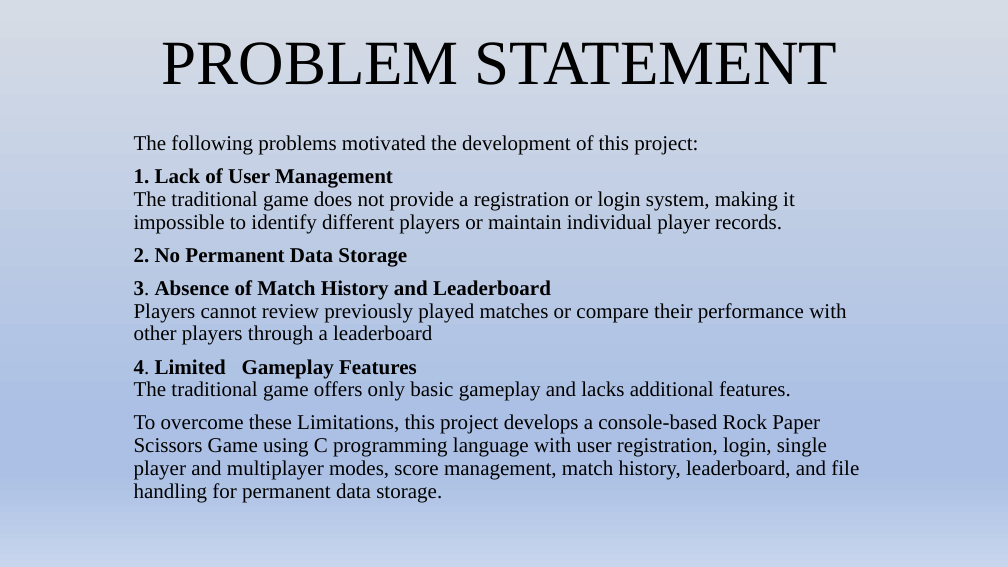
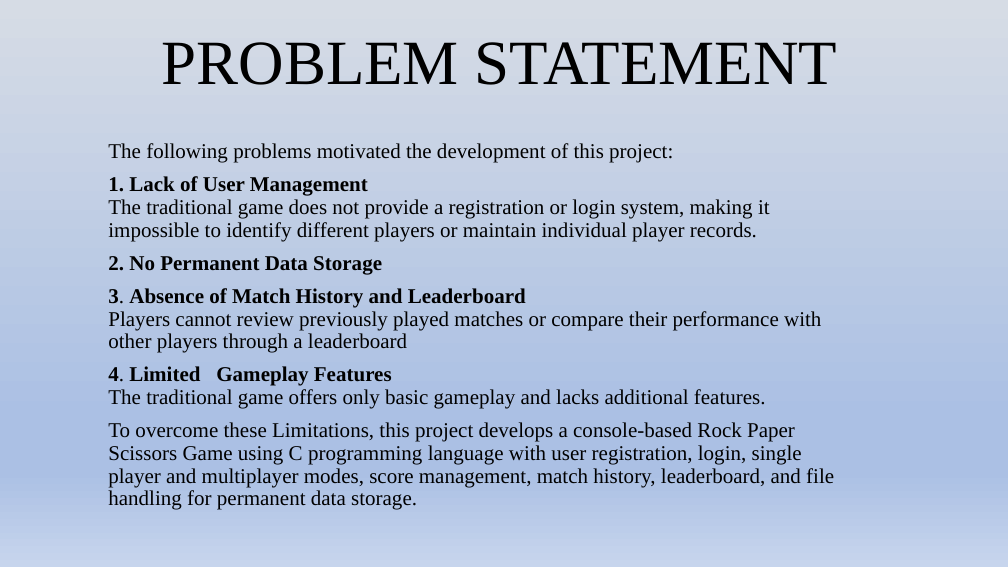
Before and after one commit to Bachelor-Of-Computer-Application/project-sd, a slide deck: slide 4 of 2nd sem final presentation.pptx. Drawn at 1008x567 pixels with LibreOffice and Linux fonts; fonts in the diff are those of the drawing. Boxes give left, top, right and bottom in pixels: in the first picture for what was removed or moved away, otherwise in the second. Text is boxed around its words. In the diff, an @@ line names an element or a change of style, - is before the commit and + after.

```diff
--- a/2nd sem final presentation.pptx
+++ b/2nd sem final presentation.pptx
@@ subtitle "The following problems motivated the ...": place and size @@
-subtitle "The following problems motivated the ..." at bbox=[134, 135, 859, 502]
+subtitle "The following problems motivated the ..." at bbox=[108, 143, 834, 510]
```
Also in this commit, not shown: 1 other slide changed, 8 slides added, 1 slide removed, 2 other files.
